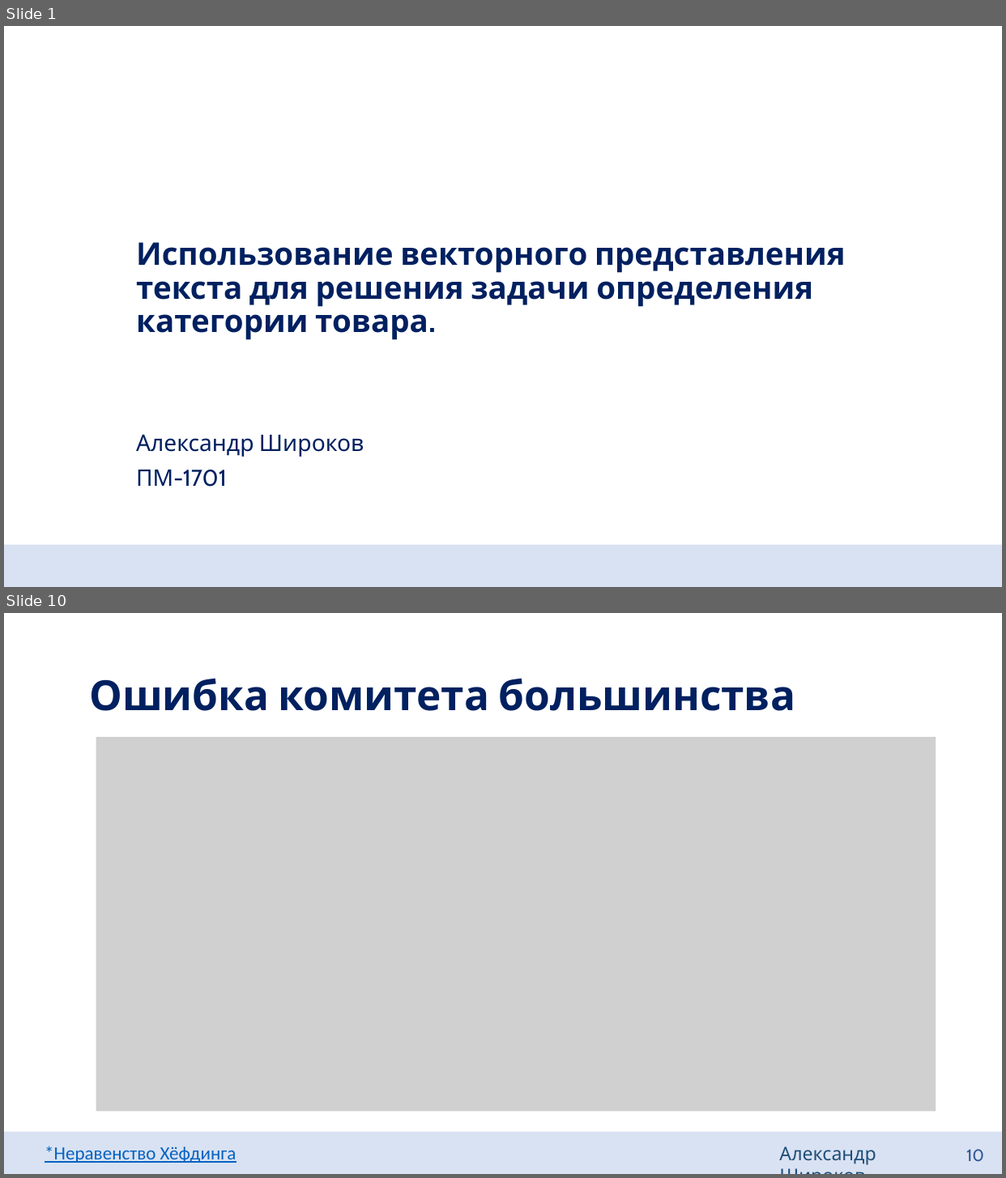
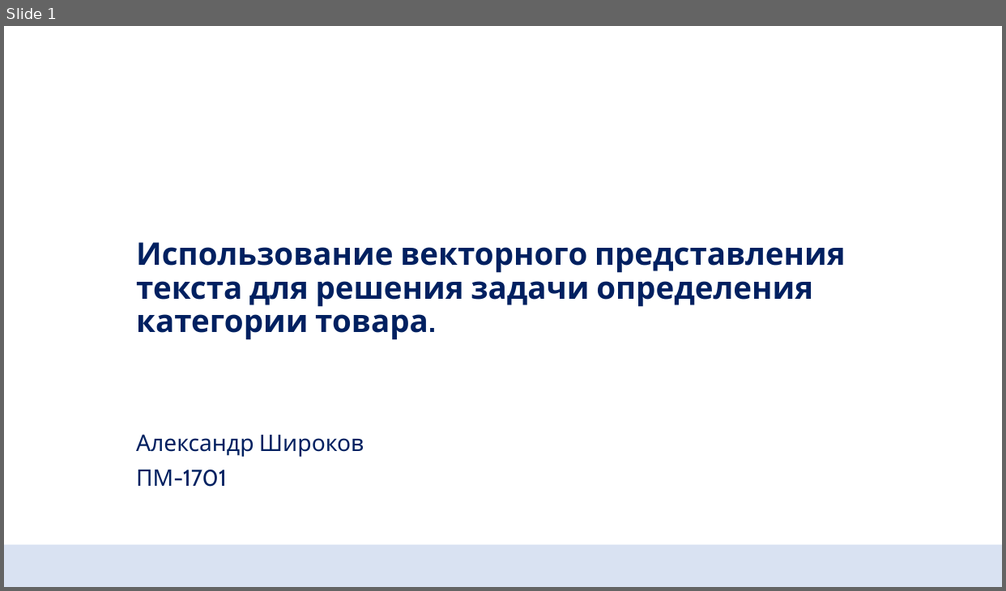
Before and after one commit to aptmess/diploma-paper, a slide deck: 03. conference (17.04.21)/conference.pptx. Shown one above the other, each under a label of ours: slides 1 and 10 before the commit, slide 1 after it; the slides between them are not shown. The pictures are 1006x1178 and 1006x591 pixels, drawn with LibreOffice and Linux fonts; fonts in the diff are those of the drawing; grey boxes stand for pictures. Boxes give left, top, right and bottom in pixels: in the first picture for what was removed or moved away, otherwise in the second. Text is boxed around its words. In the diff, an @@ line names an element or a change of style, - is before the commit and + after.

```diff
--- a/03. conference (17.04.21)/conference.pptx
+++ b/03. conference (17.04.21)/conference.pptx
@@ slide 10 removed at box(4, 613, 1002, 1174), background #FFFFFF @@
@@ title removed at box(89, 678, 796, 711) @@
-Ошибка комитета большинства
@@ picture removed at box(96, 737, 936, 1112) @@
@@ rectangle removed at box(4, 1131, 1002, 1174) @@
@@ text removed at box(44, 1146, 236, 1163) @@
-*Неравенство Хёфдинга
@@ text removed at box(779, 1147, 876, 1165) @@
-Александр Широков
@@ page number removed at box(966, 1149, 984, 1162) @@
-10
```
Also in this commit, not shown: 9 slides added, 24 other slides removed, 1 other file.
